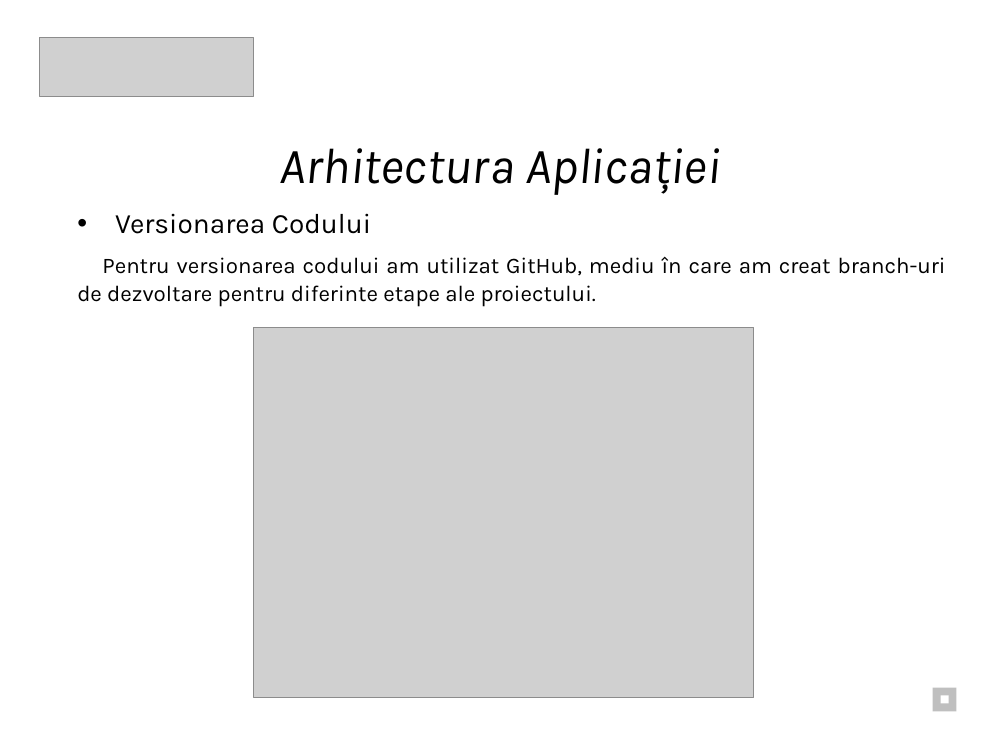
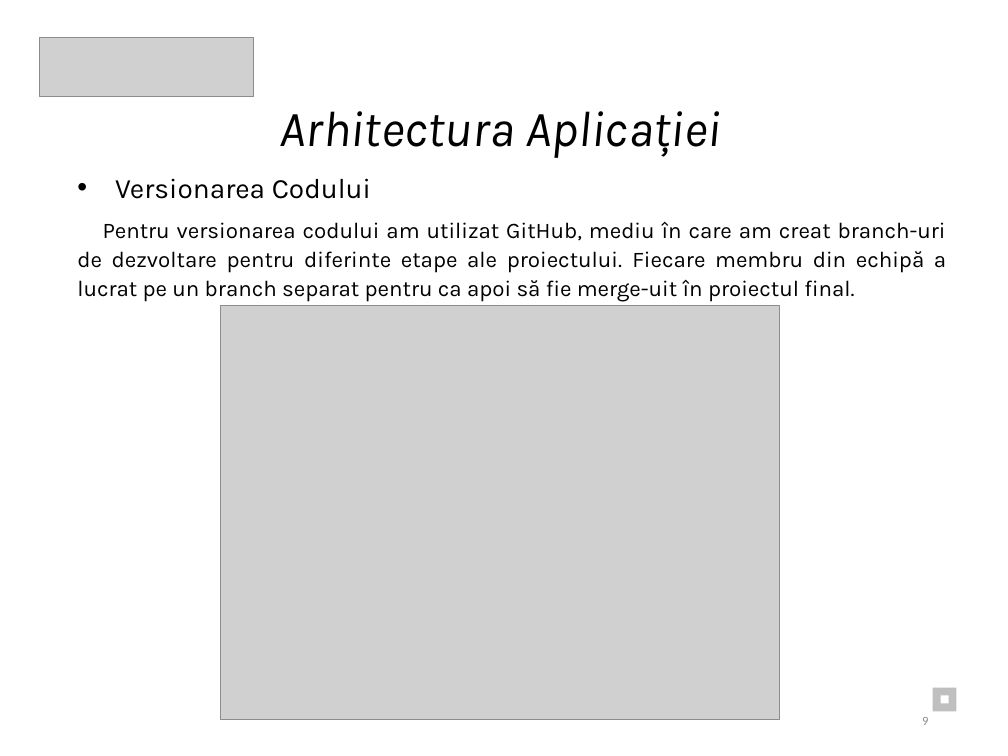
Before and after one commit to Eduard2609/TeaPython_ISW, a slide deck: slide 9 of Documentatie/Documentație_ PPT.pptx (slide 7 before the commit). Drawn at 1008x756 pixels with LibreOffice and Linux fonts; fonts in the diff are those of the drawing; grey boxes stand for pictures. Boxes give left, top, right and bottom in pixels: in the first picture for what was removed or moved away, otherwise in the second. Text is boxed around its words. In the diff, an @@ line names an element or a change of style, - is before the commit and + after.

Commit message:
updated doc and ppt

```diff
--- a/Documentatie/Documentație_ PPT.pptx
+++ b/Documentatie/Documentație_ PPT.pptx
@@ text "Arhitectura Aplicației": place and size @@
-text "Arhitectura Aplicației" at bbox=[279, 148, 721, 195]
+text "Arhitectura Aplicației" at bbox=[280, 111, 722, 158]
@@ text "Versionarea Codului": place and size @@
-text "Versionarea Codului" at bbox=[115, 213, 371, 234]
+text "Versionarea Codului" at bbox=[115, 178, 371, 199]
@@ text at bbox=[77, 221, 946, 302]: text changed @@
-Pentru versionarea codului am utilizat GitHub, mediu în care am creat branch-uri de dezvoltare pentru diferinte etape ale proiectului.
+Pentru versionarea codului am utilizat GitHub, mediu în care am creat branch-uri de dezvoltare pentru diferinte etape ale proiectului. Fiecare membru din echipă a lucrat pe un branch separat pentru ca apoi să fie merge-uit în proiectul final.
@@ picture: place and size @@
-picture at bbox=[254, 328, 754, 698]
+picture at bbox=[220, 305, 779, 720]
@@ page number added at bbox=[922, 717, 928, 725], 9 pt, text #8C8C8C @@
+9
```
Also in this commit, not shown: 9 other slides changed, 6 slides added, 1 other file.
